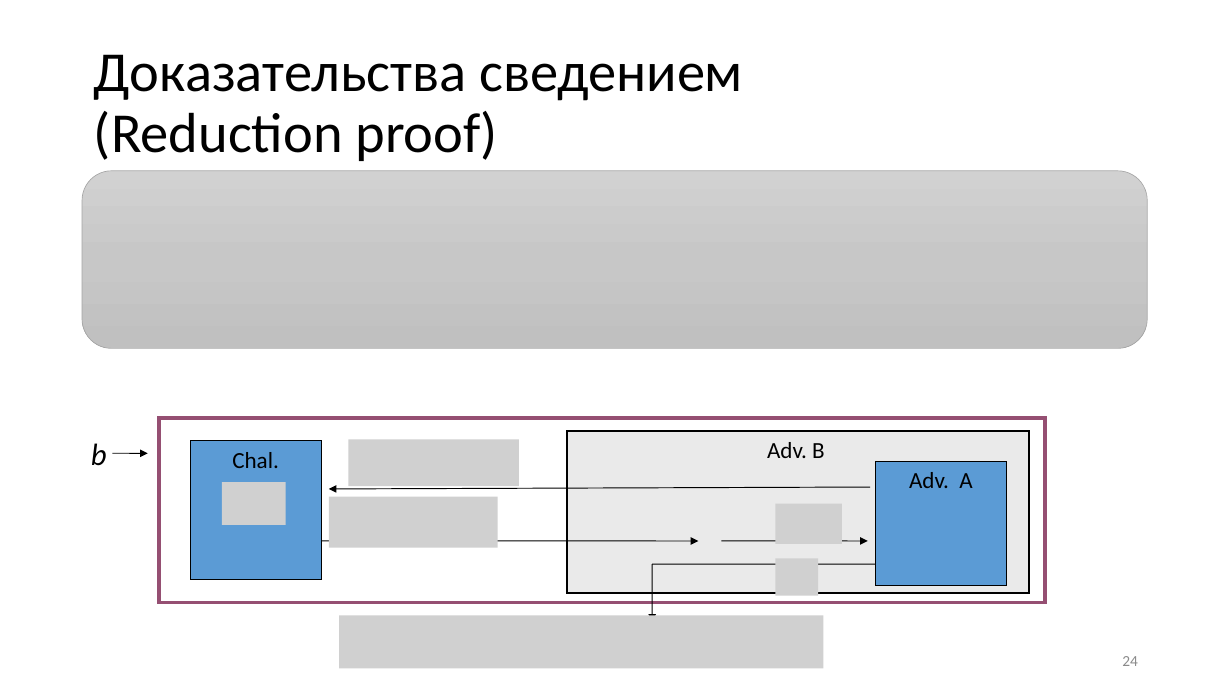
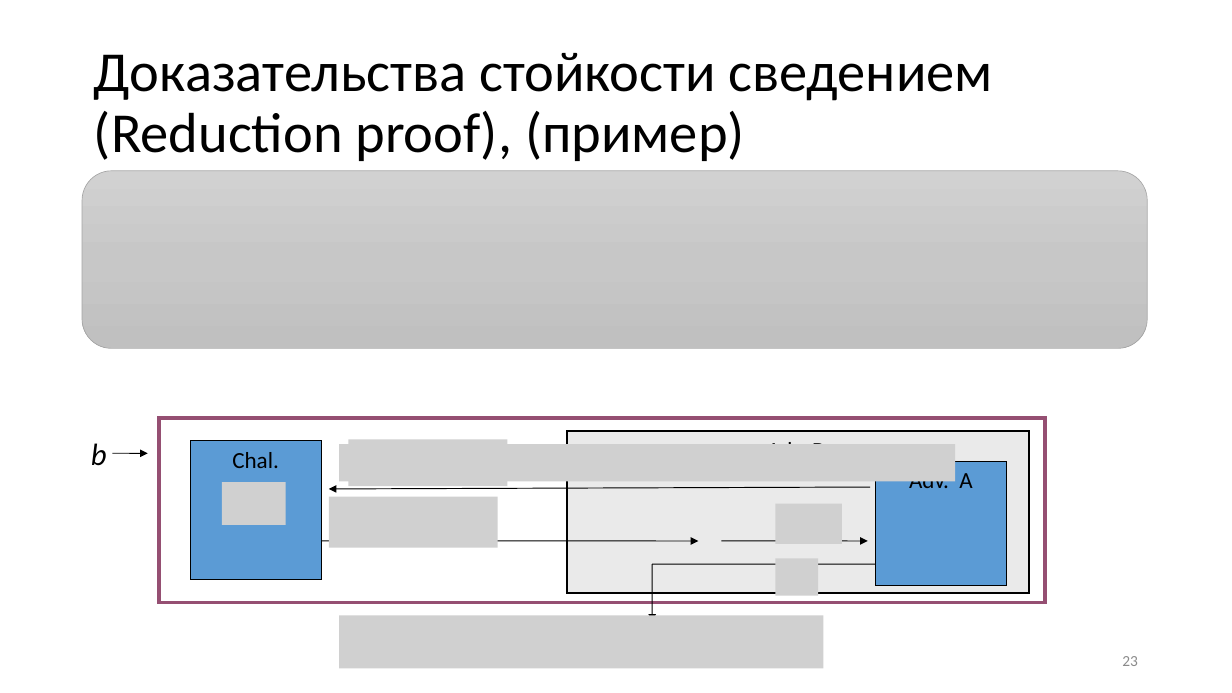
Before and after one commit to CryptoCourse/CryptoLectures, a slide deck: slide 23 of Lectures/Lecture1-b.pptx (slide 24 before the commit). Drawn at 1232x693 pixels with LibreOffice and Linux fonts; fonts in the diff are those of the drawing; grey boxes stand for pictures. Boxes give left, top, right and bottom in pixels: in the first picture for what was removed or moved away, otherwise in the second. Text is boxed around its words. In the diff, an @@ line names an element or a change of style, - is before the commit and + after.

```diff
--- a/Lectures/Lecture1-b.pptx
+++ b/Lectures/Lecture1-b.pptx
@@ title at (94, 53, 993, 161): text changed @@
-Доказательства сведением
-(Reduction proof)
+Доказательства стойкости сведением
+(Reduction proof), (пример)
@@ picture added at (339, 445, 956, 482) @@
@@ picture: place and size @@
-picture at (348, 440, 519, 487)
+picture at (348, 440, 507, 487)
@@ page number at (1122, 656, 1138, 666): text changed @@
-24
+23
```
Also in this commit, not shown: 10 other slides changed, 1 other file.
